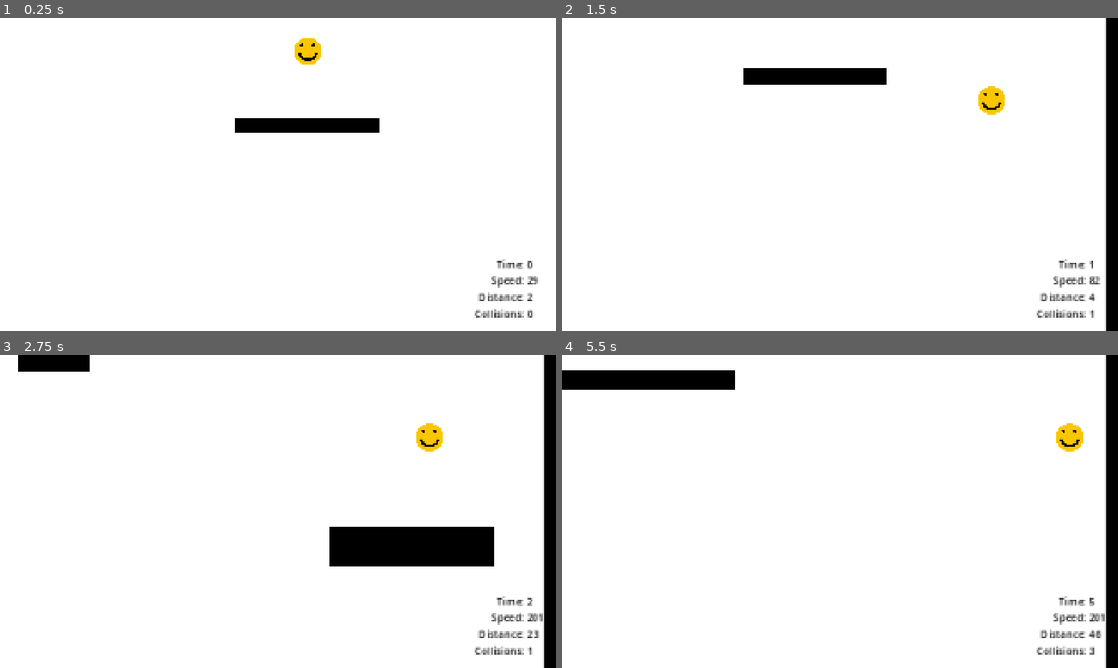
Above: before the commit, frames 1-4 (two rows, left to right).
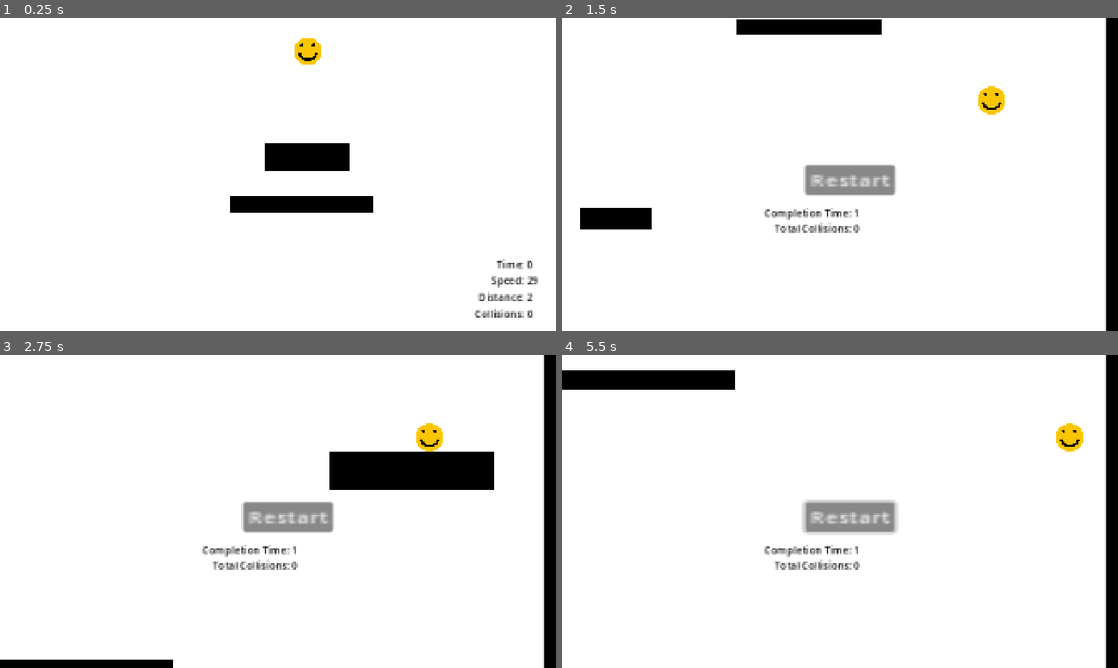
Above: after the commit, the same moments.

Repository: rickakell/FallingGame
Game: Godot game, scene res://scenes/Game.tscn
The game is run twice, just before and just after one commit, with the same random seed, the same clock (stepped at 60 frames per second) and the same inputs.
Inputs (mouse positions are in pixels of both pictures, inside the frame that each line leads up to):
- Up to frame 1 (0.25 s): no input
- Up to frame 2 (1.5 s): hold Right (ui_right) 0.53-1.25 s; click (851, 180) at 1.25 s, where only the run after the commit has a clickable "Restart"
- Up to frame 3 (2.75 s): click (289, 517) at 2 s, where only the run after the commit has a clickable "Restart"
- Up to frame 4 (5.5 s): click (851, 517) at 2.75 s, where only the run after the commit has a clickable "Restart"; tap Enter at 3.5 s; hold Right (ui_right) 3.53-4.28 s; hold Left (ui_left) 4.28-5.03 s; hold Right (ui_right) from 5.03 s (still down)

The runs differ from the first frame. In frame 1, 3.9% of the frame differs, in the area x 41-69%, y 32-63%; in frame 2, 6.5%; in frame 3, 12%, in the area x 0-98%, y 0-100%; in frame 4, 3.3%.

Commit message:
Add game ending logic

Diff:
--- a/scenes/Game.tscn
+++ b/scenes/Game.tscn
@@ -4,6 +4,7 @@
 [ext_resource type="PackedScene" uid="uid://u20gxiyc8gbv" path="res://scenes/Player.tscn" id="1_ibkli"]
 [ext_resource type="Texture2D" uid="uid://eyvooc5ljkad" path="res://assets/Background.png" id="3_78awf"]
 [ext_resource type="PackedScene" uid="uid://bmivkuhjrvv1q" path="res://scenes/rectangle_obstacle.tscn" id="3_cpr0p"]
+[ext_resource type="PackedScene" uid="uid://crnmuamk86yit" path="res://scenes/finish_line.tscn" id="5_s0nni"]
 
 [sub_resource type="WorldBoundaryShape2D" id="WorldBoundaryShape2D_ibkli"]
 normal = Vector2(-1, 0)
@@ -12,6 +13,8 @@
 [sub_resource type="WorldBoundaryShape2D" id="WorldBoundaryShape2D_qbsmt"]
 normal = Vector2(1, 0)
 distance = -90.0
+
+[sub_resource type="WorldBoundaryShape2D" id="WorldBoundaryShape2D_s0nni"]
 
 [node name="Game" type="Node2D" unique_id=2103538176]
 
@@ -70,6 +73,42 @@
 theme_override_constants/outline_size = 4
 text = "Collisions: "
 
+[node name="EndScreen" type="CanvasLayer" parent="GameManager" unique_id=1729925137]
+visible = false
+
+[node name="RestartButton" type="Button" parent="GameManager/EndScreen" unique_id=274559585]
+z_index = 1000
+offset_left = 839.0
+offset_top = 507.0
+offset_right = 904.0
+offset_bottom = 538.0
+scale = Vector2(4.7863593, 3.351534)
+text = "Restart"
+
+[node name="CompletionTime" type="Label" parent="GameManager/EndScreen" unique_id=1328536944]
+z_index = 10
+offset_left = 699.0
+offset_top = 647.0
+offset_right = 840.0
+offset_bottom = 670.0
+scale = Vector2(2.1889791, 2.1889791)
+theme_override_colors/font_color = Color(0, 0, 0, 1)
+theme_override_colors/font_outline_color = Color(1, 1, 1, 1)
+theme_override_constants/outline_size = 4
+text = "Completion Time: "
+
+[node name="TotalCollisions" type="Label" parent="GameManager/EndScreen" unique_id=2100786093]
+z_index = 10
+offset_left = 734.00006
+offset_top = 700.0
+offset_right = 859.00006
+offset_bottom = 723.0
+scale = Vector2(2.1889791, 2.1889791)
+theme_override_colors/font_color = Color(0, 0, 0, 1)
+theme_override_colors/font_outline_color = Color(1, 1, 1, 1)
+theme_override_constants/outline_size = 4
+text = "Total Collisions: "
+
 [node name="Player" parent="." unique_id=142940438 instance=ExtResource("1_ibkli")]
 unique_name_in_owner = true
 position = Vector2(195, -234)
@@ -128,7 +167,7 @@
 scale = Vector2(11.772772, -3.6874845)
 
 [node name="RectangleObstacle" parent="RactangleObstacles" unique_id=119670390 instance=ExtResource("3_cpr0p")]
-position = Vector2(193, 258)
+position = Vector2(158, 738)
 scale = Vector2(4.6444445, -1.25)
 
 [node name="RectangleObstacle2" parent="RactangleObstacles" unique_id=1835084678 instance=ExtResource("3_cpr0p")]
@@ -572,3 +611,20 @@
 [node name="RectangleObstacle109" parent="RactangleObstacles" unique_id=1185633048 instance=ExtResource("3_cpr0p")]
 position = Vector2(1257, 161388)
 scale = Vector2(4.08, 1.52)
+
+[node name="FinishLine" parent="." unique_id=1475530944 instance=ExtResource("5_s0nni")]
+unique_name_in_owner = true
+position = Vector2(-1, 163014)
+scale = Vector2(8.080003, 1.2796875)
+
+[node name="Area2D2" type="Area2D" parent="FinishLine" unique_id=1177711003]
+position = Vector2(0.24752462, -81.26666)
+scale = Vector2(0.12376233, 0.78144073)
+
+[node name="CollisionShape2D" type="CollisionShape2D" parent="FinishLine/Area2D2" unique_id=2129468542]
+position = Vector2(-1, 0)
+shape = SubResource("WorldBoundaryShape2D_s0nni")
+
+[node name="FinishLine2" parent="." unique_id=415770950 instance=ExtResource("5_s0nni")]
+unique_name_in_owner = true
+position = Vector2(191, 449)
--- /dev/null
+++ b/scenes/finish_line.tscn
@@ -0,0 +1,27 @@
+[gd_scene format=3 uid="uid://crnmuamk86yit"]
+
+[ext_resource type="Texture2D" uid="uid://b0dd7tedii0pg" path="res://assets/Rectangle.png" id="1_ojfi3"]
+
+[sub_resource type="WorldBoundaryShape2D" id="WorldBoundaryShape2D_05ejo"]
+distance = 82.0
+
+[sub_resource type="RectangleShape2D" id="RectangleShape2D_ojfi3"]
+
+[node name="FinishLine" type="Node2D" unique_id=1475530944]
+
+[node name="Sprite2D" type="Sprite2D" parent="." unique_id=544377018]
+scale = Vector2(2.712665, -2.1939385)
+texture = ExtResource("1_ojfi3")
+
+[node name="Area2D" type="Area2D" parent="." unique_id=1489201892]
+
+[node name="Boundary" type="CollisionShape2D" parent="Area2D" unique_id=1050169132]
+position = Vector2(-1, 0)
+shape = SubResource("WorldBoundaryShape2D_05ejo")
+
+[node name="VictoryArea" type="Area2D" parent="." unique_id=1846430602]
+
+[node name="VictoryAreaShape" type="CollisionShape2D" parent="VictoryArea" unique_id=1793849028]
+position = Vector2(0, -79)
+scale = Vector2(25.612593, -5.155626)
+shape = SubResource("RectangleShape2D_ojfi3")
--- a/scripts/game_manager.gd
+++ b/scripts/game_manager.gd
@@ -5,7 +5,12 @@
 static var speed = 0;
 static var collisions = 0;
 static var game_time = 0;
-static var game_start_time;
+static var game_start_time = 0;
+
+static var game_completion_time = 0;
+static var game_end_collisions = 0;
+
+static var game_complete = false;
 
 # Called when the node enters the scene tree for the first time.
 func _ready() -> void:
@@ -14,14 +19,24 @@
 
 # Called every frame. 'delta' is the elapsed time since the previous frame.
 func _process(delta: float) -> void:
-	current_distance = floor(abs(%Player.get_position().y) / 100);
-	max_distance = max(current_distance, max_distance);
-	$HUD/MaxDistance.text = "Distance: " + str(int(max_distance));
+	current_distance = floor(abs(%Player.get_position().y) / 100)
+	max_distance = max(current_distance, max_distance)
+	$HUD/MaxDistance.text = "Distance: " + str(int(max_distance))
 
-	speed = floor(%Player.velocity.y);
-	$HUD/Speed.text = "Speed: " + str(int(speed / 10));
+	speed = floor(%Player.velocity.y)
+	$HUD/Speed.text = "Speed: " + str(int(speed / 10))
 
 	$HUD/Collisions.text = "Collisions: " + str(%Player.collisions)
 
-	game_time = Time.get_unix_time_from_system() - game_start_time;
-	$HUD/Time.text = "Time: " + str(int(game_time));
+	game_time = int(Time.get_unix_time_from_system() - game_start_time)
+	$HUD/Time.text = "Time: " + str(game_time)
+
+	if(!game_complete):
+		if %Player.get_position().y >= %FinishLine.get_position().y or %Player.get_position().y >= %FinishLine2.get_position().y:
+			game_complete = true
+			game_completion_time = game_time
+			game_end_collisions = %Player.collisions
+			$HUD.visible = false
+			$EndScreen/CompletionTime.text = "Completion Time: " + str(game_completion_time)
+			$EndScreen/TotalCollisions.text = "Total Collisions: " + str(game_end_collisions)
+			$EndScreen.visible = true
